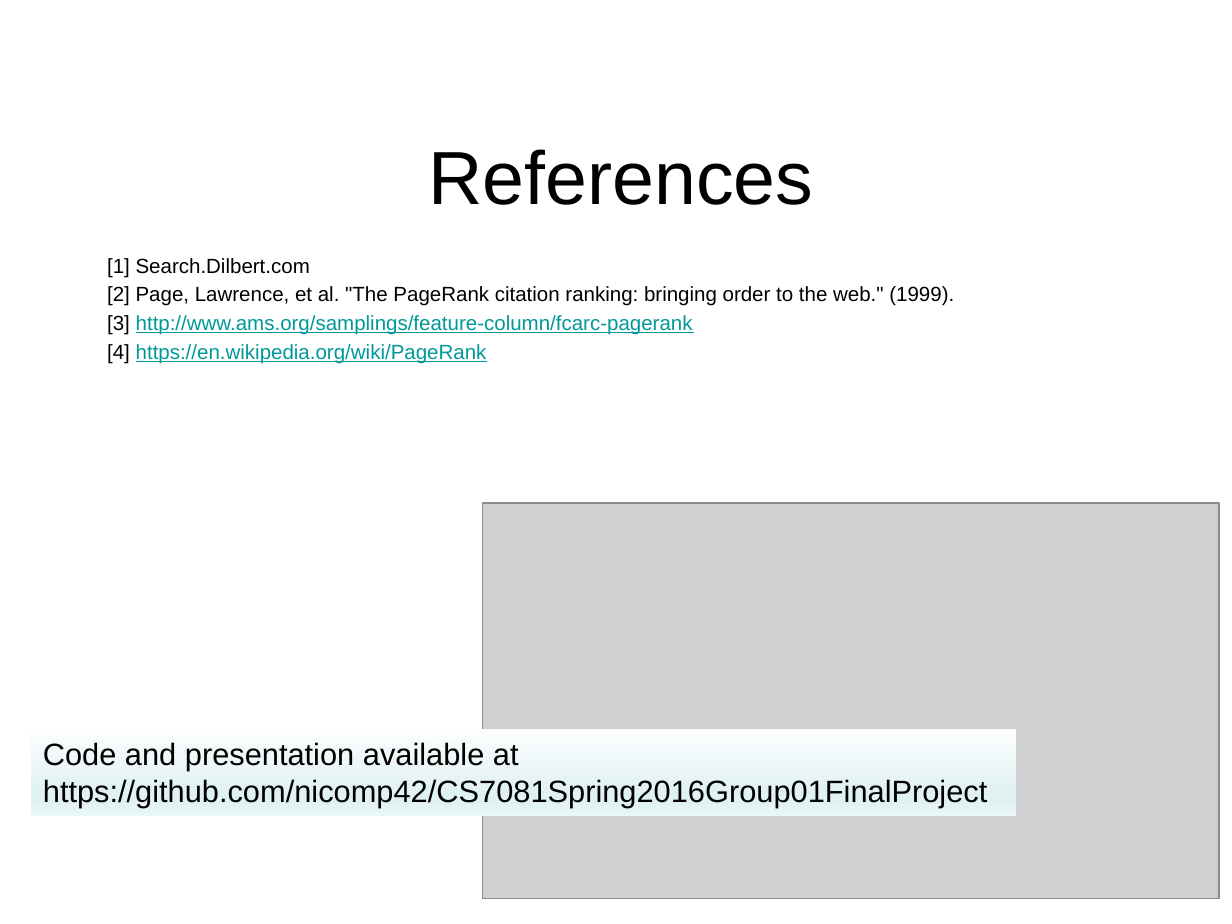
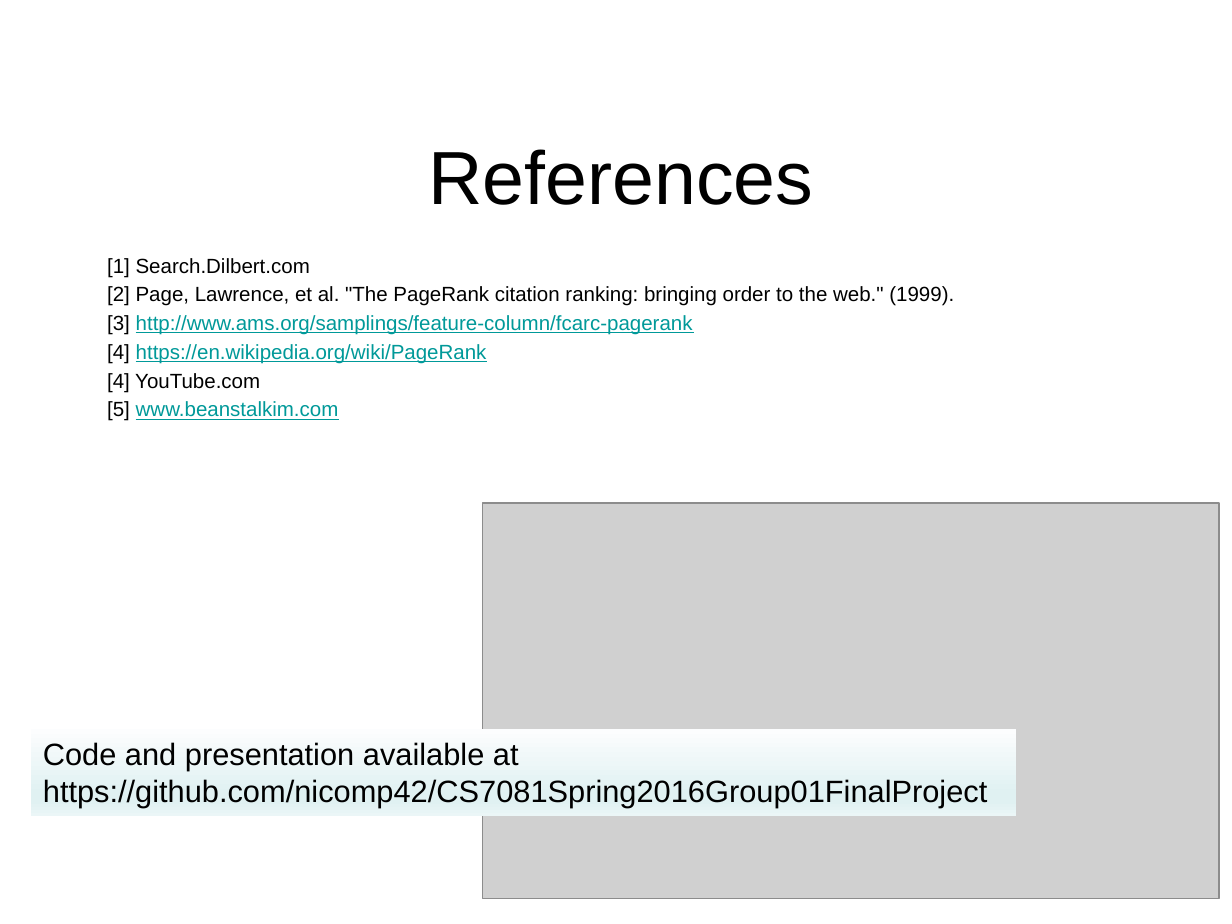
Before and after one commit to nicomp42/CS7081Spring2016Group01FinalProject, a slide deck: slide 13 of Team 01 Final Project.pptx (slide 11 before the commit). Drawn at 1232x924 pixels with LibreOffice and Linux fonts; fonts in the diff are those of the drawing; grey boxes stand for pictures; background and template pictures are left out. Boxes give left, top, right and bottom in pixels: in the first picture for what was removed or moved away, otherwise in the second. Text is boxed around its words. In the diff, an @@ line names an element or a change of style, - is before the commit and + after.

```diff
--- a/Team 01 Final Project.pptx
+++ b/Team 01 Final Project.pptx
@@ text at <box>107,373,339,421</box>: paragraphs added @@
+[4] YouTube.com
+[5] www.beanstalkim.com
```
Also in this commit, not shown: 2 other slides changed, 2 slides added, 1 other file.
